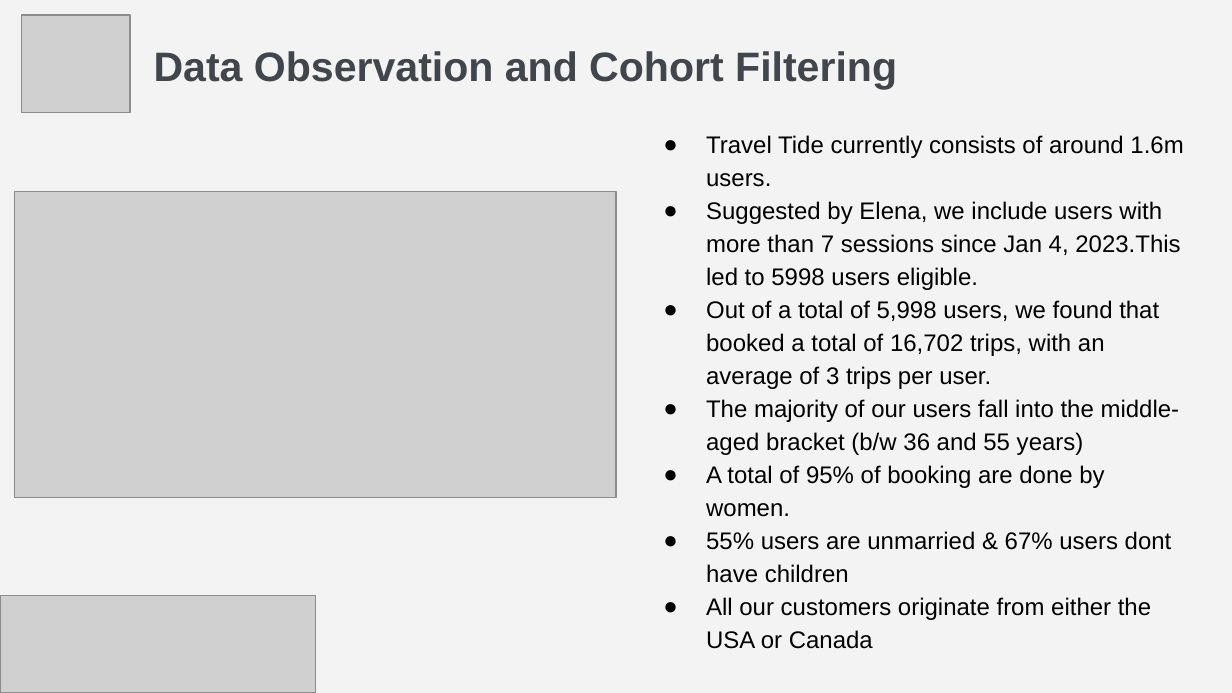
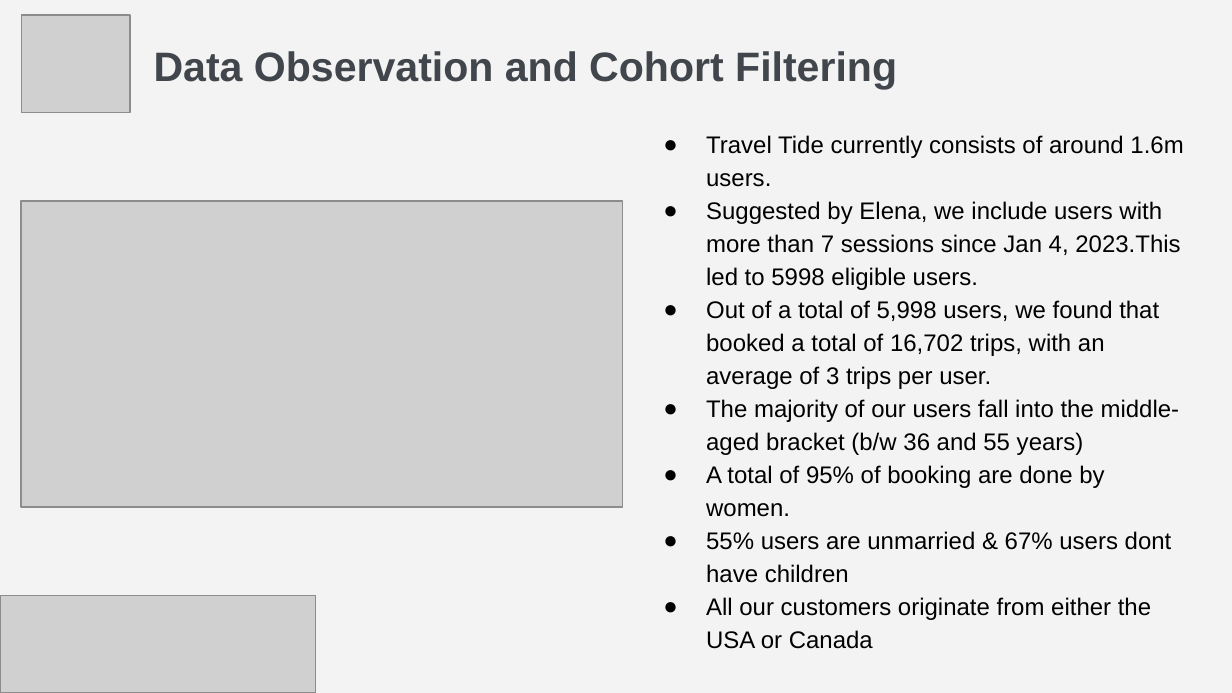
Before and after one commit to LeelaYathapu/TravelTide-Rewards-Program, a slide deck: slide 4 of TravelTide Loyalty Program Presentation.pptx. Drawn at 1232x693 pixels with LibreOffice and Linux fonts; fonts in the diff are those of the drawing; grey boxes stand for pictures. Boxes give left, top, right and bottom in pixels: in the first picture for what was removed or moved away, otherwise in the second. Text is boxed around its words. In the diff, an @@ line names an element or a change of style, - is before the commit and + after.

```diff
--- a/TravelTide Loyalty Program Presentation.pptx
+++ b/TravelTide Loyalty Program Presentation.pptx
@@ picture: place and size @@
-picture at [15, 191, 616, 496]
+picture at [21, 201, 622, 506]
@@ text at [706, 201, 1180, 290]: text changed @@
-● Suggested by Elena, we include users with more than 7 sessions since Jan 4, 2023.This led to 5998 users eligible.
+● Suggested by Elena, we include users with more than 7 sessions since Jan 4, 2023.This led to 5998 eligible users.
```
Also in this commit, not shown: 7 other slides changed, 1 other file.
